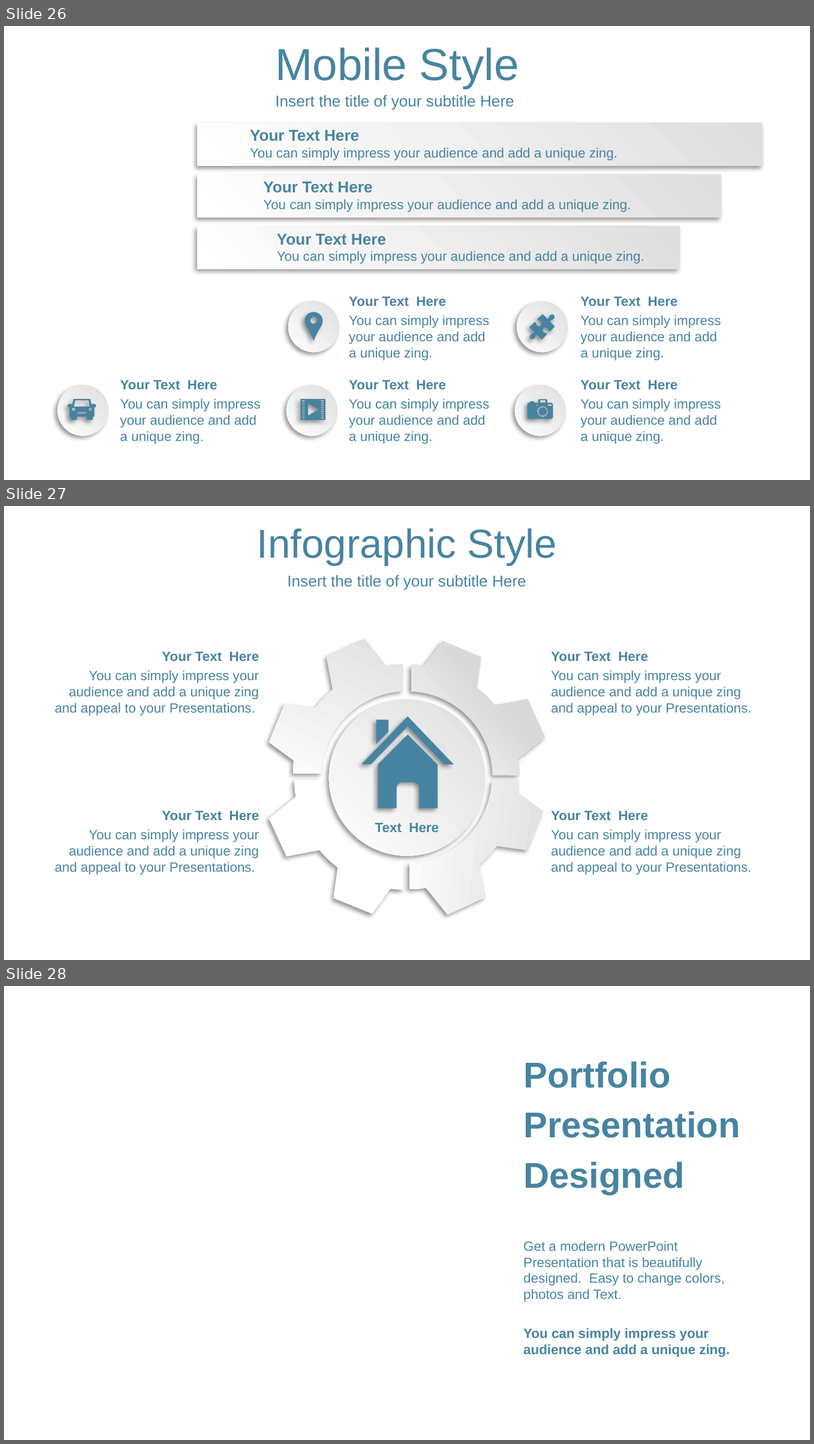
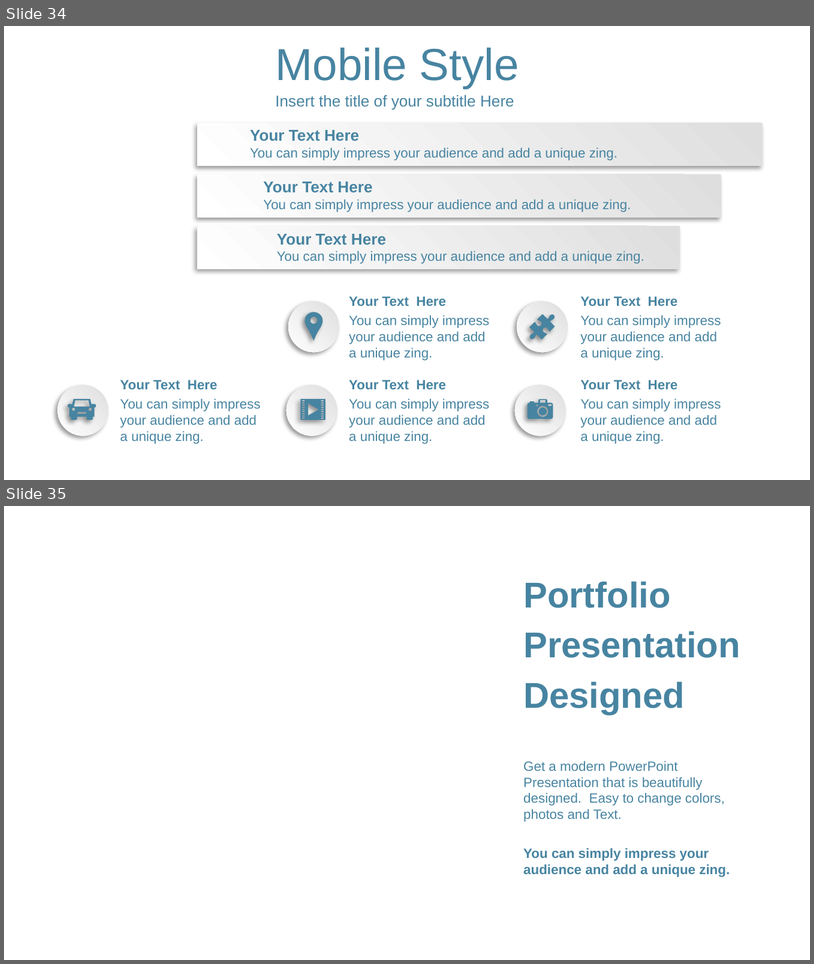
Before and after one commit to LoriHarris/Real_Estate_Affordability, a slide deck: RealEstate Project.pptx. Shown one above the other, each under a label of ours: slides 26, 27 and 28 before the commit, slides 34 and 35 after it. The pictures are 814x1444 and 814x964 pixels, drawn with LibreOffice and Linux fonts; fonts in the diff are those of the drawing; background and template pictures are left out. Boxes give left, top, right and bottom in pixels: in the first picture for what was removed or moved away, otherwise in the second. Text is boxed around its words. In the diff, an @@ line names an element or a change of style, - is before the commit and + after.

```diff
--- a/RealEstate Project.pptx
+++ b/RealEstate Project.pptx
@@ slide 27 removed at (x1=4, y1=506, x2=810, y2=960), background picture (left out) @@
@@ text removed at (x1=257, y1=528, x2=557, y2=565) @@
-Infographic Style
@@ text removed at (x1=287, y1=575, x2=527, y2=590) @@
-Insert the title of your subtitle Here
@@ freeform shape removed at (x1=266, y1=628, x2=409, y2=785) @@
@@ freeform shape removed at (x1=399, y1=637, x2=557, y2=781) @@
@@ text removed at (x1=162, y1=651, x2=260, y2=661) @@
-Your Text Here
@@ text removed at (x1=551, y1=651, x2=648, y2=661) @@
-Your Text Here
@@ text removed at (x1=55, y1=670, x2=260, y2=715) @@
-You can simply impress your audience and add a unique zing and appeal to your Presentations.
@@ text removed at (x1=551, y1=670, x2=752, y2=715) @@
-You can simply impress your audience and add a unique zing and appeal to your Presentations.
@@ ellipse removed at (x1=329, y1=700, x2=485, y2=856) @@
@@ freeform shape removed at (x1=362, y1=717, x2=454, y2=808) @@
@@ freeform shape removed at (x1=259, y1=774, x2=416, y2=917) @@
@@ freeform shape removed at (x1=404, y1=768, x2=547, y2=925) @@
@@ text removed at (x1=162, y1=810, x2=260, y2=820) @@
-Your Text Here
@@ text removed at (x1=551, y1=810, x2=648, y2=820) @@
-Your Text Here
@@ text removed at (x1=55, y1=829, x2=260, y2=874) @@
-You can simply impress your audience and add a unique zing and appeal to your Presentations.
@@ text removed at (x1=375, y1=822, x2=439, y2=832) @@
-Text Here
@@ text removed at (x1=551, y1=829, x2=752, y2=874) @@
-You can simply impress your audience and add a unique zing and appeal to your Presentations.
@@ what was slide 26 is now slide 34 @@
@@ what was slide 28 is now slide 35 @@
```
Also in this commit, not shown: 1 slide changed, 13 slides added, 7 other slides removed.
